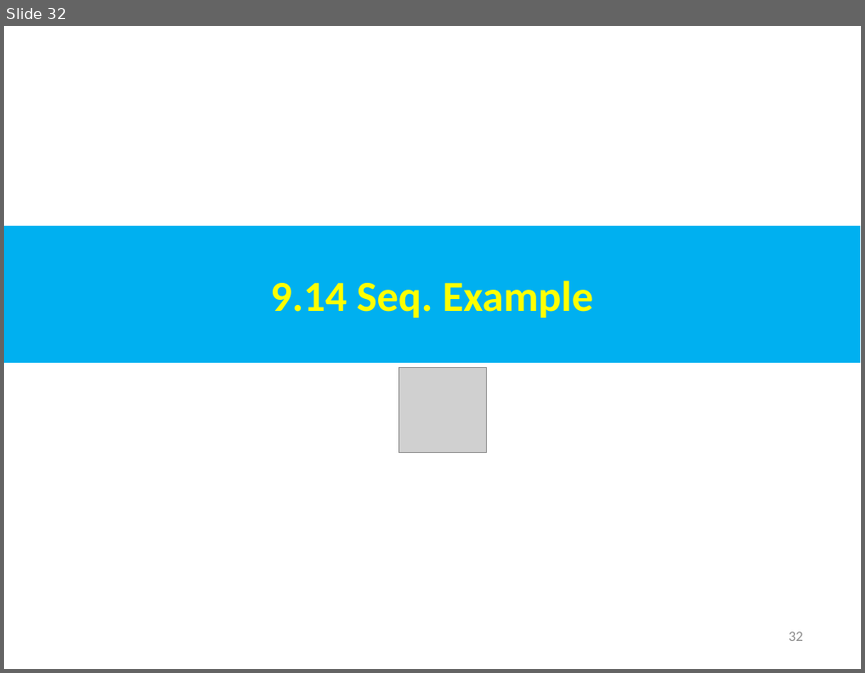
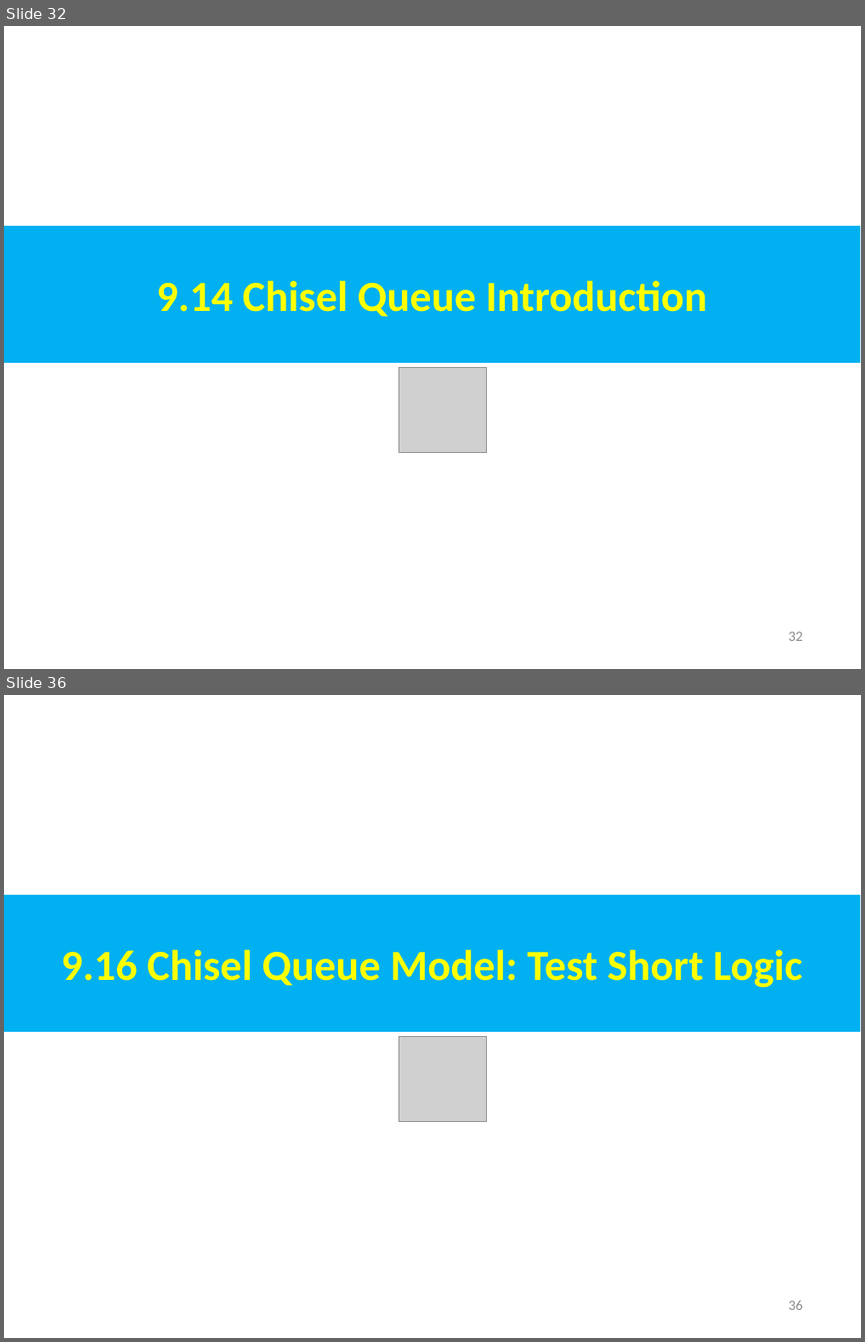
Before and after one commit to peterhchen/AIU_CS800_Chisel, a slide deck: 500_UCSC_HWD/009_Test/000_Video/009.Test.ppt. Shown one above the other, each under a label of ours: slide 32 before the commit, slides 32 and 36 after it; the slides between them are not shown. The pictures are 865x673 and 865x1342 pixels, drawn with LibreOffice and Linux fonts; fonts in the diff are those of the drawing; grey boxes stand for pictures. Boxes give left, top, right and bottom in pixels: in the first picture for what was removed or moved away, otherwise in the second. Text is boxed around its words. In the diff, an @@ line names an element or a change of style, - is before the commit and + after.

```diff
--- a/500_UCSC_HWD/009_Test/000_Video/009.Test.ppt
+++ b/500_UCSC_HWD/009_Test/000_Video/009.Test.ppt
@@ slide 36 added at (4,695,861,1338), background #FFFFFF @@
@@ rectangle added at (4,895,860,1032), fill #00B0F0, 36 pt, text #FFFF00, bold @@
+9.16 Chisel Queue Model: Test Short Logic
@@ picture added at (399,1037,487,1122) @@
@@ page number added at (789,1300,803,1310), 12 pt, text #8B8B8B @@
+36
@@ slide 32 changed as well @@
@@ text in rectangle at (156,280,707,317): text changed @@
-9.14 Seq. Example
+9.14 Chisel Queue Introduction
```
Also in this commit, not shown: 3 other slides changed, 15 other slides added.
